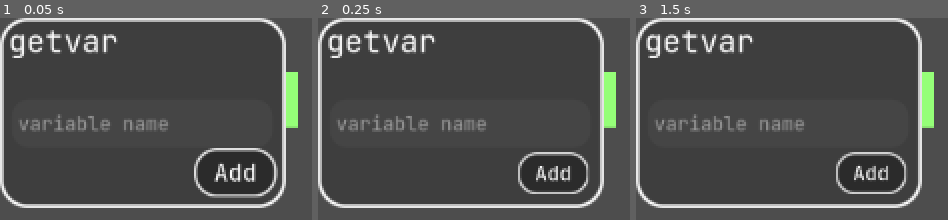
Above: before the commit, frames 1-3 (left to right).
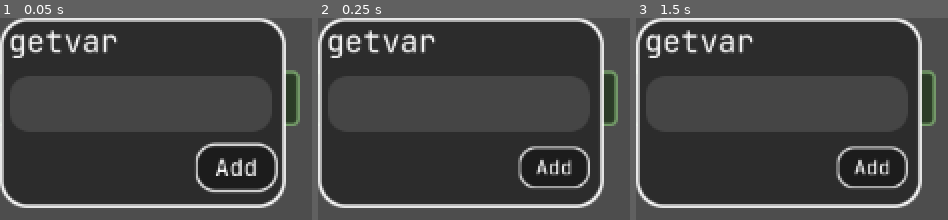
Above: after the commit, the same moments.

Repository: hex358/neuralese-builder
Game: Godot game, scene res://io_graph.tscn
The game is run twice, just before and just after one commit, with the same random seed, the same clock (stepped at 60 frames per second) and the same inputs. This scene is started directly instead of the project's main scene.
Inputs (mouse positions are in pixels of both pictures, inside the frame that each line leads up to):
- Up to frame 1 (0.05 s): no input
- Up to frame 2 (0.25 s): no input
- Up to frame 3 (1.5 s): tap Enter (ui_accept) at 0.5, 0.77, 1.25 s; move the mouse to (outside the picture) at 0.52 s; tap Mouse wheel down (scroll_down) at 0.6 s; click (outside the picture) at 0.67 s; drag from (outside the picture) to (outside the picture) at 1.27 s

The runs differ from the first frame. In frame 1, 12% of the frame differs, in the area x 4-97%, y 25-90%; in frame 2, 11%; in frame 3, 11%.

Commit message:
.

Diff:
--- a/BaseBComponent.tscn
+++ b/BaseBComponent.tscn
@@ -1,6 +1,6 @@
 [gd_scene load_steps=7 format=3 uid="uid://wd63efdi6bdn"]
 
-[ext_resource type="Material" uid="uid://br0td6lybjlh1" path="res://unroll_button.tres" id="1_25r5k"]
+[ext_resource type="Material" uid="uid://bywlioi5cvbjn" path="res://add_button.tres" id="1_c3ie6"]
 [ext_resource type="Script" uid="uid://dbelub2yuo5rm" path="res://block_component.gd" id="1_xvuro"]
 [ext_resource type="Resource" uid="uid://dfj4adcly3raw" path="res://default_config.tres" id="3_drerm"]
 [ext_resource type="Theme" uid="uid://cxe1714v2p0a1" path="res://theme.tres" id="3_t44r3"]
@@ -10,16 +10,13 @@
 shader = ExtResource("4_c3ie6")
 
 [node name="ColorRect" type="ColorRect"]
-material = ExtResource("1_25r5k")
+material = ExtResource("1_c3ie6")
 instance_shader_parameters/outline_color = Color(1, 1, 1, 1)
 instance_shader_parameters/tuning = Color(0, 0, 0, 0.439216)
 offset_right = 200.0
 offset_bottom = 50.0
 script = ExtResource("1_xvuro")
 base_size = Vector2(200, 50)
-scale_anim = null
-expand_anim = null
-menu_name = null
 max_size = 190
 config = ExtResource("3_drerm")
 
--- a/Connection.tscn
+++ b/Connection.tscn
@@ -1,16 +1,15 @@
-[gd_scene load_steps=2 format=3 uid="uid://cyyhr5tmi4ljw"]
+[gd_scene load_steps=3 format=3 uid="uid://cyyhr5tmi4ljw"]
 
+[ext_resource type="Material" uid="uid://c2h5h1y840vgq" path="res://connection.tres" id="1_gipfx"]
 [ext_resource type="Script" uid="uid://ul6inll13x6l" path="res://connection.gd" id="1_n3v31"]
 
 [node name="ColorRect" type="ColorRect"]
+material = ExtResource("1_gipfx")
+instance_shader_parameters/tuning = Color(0.78, 0.78, 0.78, 1)
 offset_left = -5.0
 offset_top = -18.0
 offset_right = 4.0
 offset_bottom = 22.0
-color = Color(0.584833, 1, 0.47, 1)
+color = Color(0.491557, 0.67, 0.4422, 1)
 script = ExtResource("1_n3v31")
-hint = null
-keyword = null
 area_padding = 30.0
-multiple_splines = null
-dir_vector = null
--- /dev/null
+++ b/add_button.tres
@@ -0,0 +1,13 @@
+[gd_resource type="ShaderMaterial" load_steps=2 format=3 uid="uid://bywlioi5cvbjn"]
+
+[ext_resource type="Shader" uid="uid://q0g5c44a6f7r" path="res://block.gdshader" id="1_eickt"]
+
+[resource]
+shader = ExtResource("1_eickt")
+shader_parameter/shape = 0
+shader_parameter/mult_tuning = Color(0.44, 0.44, 0.44, 1)
+shader_parameter/color_mult = Color(1, 1, 1, 1)
+shader_parameter/corner_radius = 16.874
+shader_parameter/blurred_background = true
+shader_parameter/outline_width = 2.0
+shader_parameter/blur_level = 7.0
--- a/base_component.tres
+++ b/base_component.tres
@@ -4,9 +4,10 @@
 
 [resource]
 shader = ExtResource("1_1u28k")
+shader_parameter/shape = 0
+shader_parameter/mult_tuning = Color(1, 1, 1, 1)
 shader_parameter/color_mult = Color(1, 1, 1, 1)
 shader_parameter/corner_radius = 20.509
 shader_parameter/blurred_background = true
 shader_parameter/outline_width = 1.5
-shader_parameter/outline_color = Color(1, 1, 1, 1)
 shader_parameter/blur_level = 1.96
--- a/base_graph.gd
+++ b/base_graph.gd
@@ -25,22 +25,21 @@
 func _sub_ready():
 	pass
 
+func add_connection(conn: Connection):
+	match conn.connection_type:
+		Connection.INPUT:
+			_inputs.append(conn)
+			assert(not conn.hint in input_keys, "Occupied")
+			input_keys[conn.hint] = conn
+			input_key_by_conn[conn] = conn.hint
+		Connection.OUTPUT:
+			outputs.append(conn)
+			assert(not conn.hint in output_keys, "Occupied")
+			output_keys[conn.hint] = conn
+
 func _ready() -> void:
 	position -= rect.position
 	animate(0)
-	for c in get_children():
-		if c is Connection:
-			var child:Connection = c
-			match child.connection_type:
-				Connection.INPUT:
-					_inputs.append(child)
-					assert(not child.hint in input_keys, "Occupied")
-					input_keys[child.hint] = child
-					input_key_by_conn[child] = child.hint
-				Connection.OUTPUT:
-					outputs.append(child)
-					assert(not child.hint in output_keys, "Occupied")
-					output_keys[child.hint] = child
 	_sub_ready()
 
 func is_mouse_inside() -> bool:
--- a/block_component.gd
+++ b/block_component.gd
@@ -48,7 +48,10 @@
 @export var alignment: Vector2 = Vector2(0,0):
 	set(v):
 		alignment = v
-		pivot_offset = alignment * size
+		if Engine.is_editor_hint():
+			pivot_offset = alignment * size
+		else:
+			pivot_offset = Vector2()
 
 @export_group("Context Menu")
 @export var _scroll_container = null:
@@ -156,9 +159,10 @@
 
 func initialize() -> void:
 	if Engine.is_editor_hint(): return
-	if not scroll:
-		default_scroll()
-	bar = scroll.get_v_scroll_bar()
+	if button_type == ButtonType.CONTEXT_MENU:
+		if not scroll:
+			default_scroll()
+		bar = scroll.get_v_scroll_bar()
 
 	if button_type == ButtonType.CONTEXT_MENU:
 		scroll.size = Vector2(base_size.x, expanded_size if not max_size else max_size-base_size.y-10)
@@ -177,29 +181,34 @@
 			for child in _contained:
 				expanded_size += child.size.y + arrangement_padding.y
 			_unclamped_expanded_size = expanded_size
-			vbox.child_exiting_tree.connect(dynamic_child_exit)
-			vbox.child_entered_tree.connect(dynamic_child_enter)
-
-func dynamic_child_exit(child):
-	if child is BlockComponent and child in _contained:
-		_unclamped_expanded_size -= child.size.y + arrangement_padding.y
+			#vbox.child_exiting_tree.connect(dynamic_child_exit)
+			#vbox.child_entered_tree.connect(dynamic_child_enter)
+
+func dynamic_child_exit(child: BlockComponent):
+	if child in _contained:
+		_unclamped_expanded_size -= floor(child.base_size.y + arrangement_padding.y)
 		expanded_size = _unclamped_expanded_size#min(_unclamped_expanded_size, max_size if max_size else _unclamped_expanded_size)
 		scroll.size.y = max_size-base_size.y-10
 		_contained.erase(child)
 
 
-func dynamic_child_enter(child):
-	if child is BlockComponent:
-		_unclamped_expanded_size += child.size.y + arrangement_padding.y
-		expanded_size = _unclamped_expanded_size#min(_unclamped_expanded_size, max_size if max_size else _unclamped_expanded_size)
-		scroll.size.y = max_size-base_size.y-10
-		contain(child)
+
+func dynamic_child_enter(child: BlockComponent):
+	#if not c is Wrapper: return
+	#var child = c.wrapping_target
+	_unclamped_expanded_size += floor(child.base_size.y + arrangement_padding.y)
+	expanded_size = _unclamped_expanded_size#min(_unclamped_expanded_size, max_size if max_size else _unclamped_expanded_size)
+	scroll.size.y = max_size-base_size.y-10
+	contain(child)
 
 func resize(_size: Vector2) -> void:
+	_size = _size.floor()
 	base_size = _size; size = _size; text = text
 	alignment = alignment
-	if is_contained:
-		custom_minimum_size = _size
+	#if is_contained:
+	_wrapped_in.size = _size
+	scaler.size = size
+	_wrapped_in.custom_minimum_size = _size
 
 func arrange():
 	# Arrange children above or below based on expand_upwards
@@ -210,7 +219,7 @@
 	#print(_contained)
 	for node:BlockComponent in _contained:
 		var xo = arrangement_padding.x
-		node.position = Vector2(xo, y)
+		node._wrapped_in.position = Vector2(xo, y)
 		var b_size = base_size.x - 2.2 * xo
 		node.resize(Vector2(b_size, node.size.y))
 		node.text = node.text
@@ -223,11 +232,58 @@
 		assert(not glob.menus.get(menu_name), "Menu %s already regged"%menu_name)
 		glob.menus[menu_name] = self
 
+
+func _create_scaler_wrapper() -> void:
+	#parent.remove_child(self)
+	var wrapper = Wrapper.new()
+	wrapper.position = self.position
+
+	wrapper.size = self.base_size
+	wrapper.custom_minimum_size = self.base_size
+	# 4) Insert wrapper under the old parent
+
+	# 5) Move yourself under the wrapper
+	var secondary_wrapper = Wrapper.new()
+	secondary_wrapper.position += alignment*size
+	wrapper.add_child(secondary_wrapper)
+
+	reparent(secondary_wrapper)
+	position = -alignment*size
+
+	# Now wrapper.get_parent() will be old_parent, and you’re its child.
+
+	scaler = secondary_wrapper
+	scaler.scale = self.scale
+	scale = Vector2.ONE
+	_wrapped_in = wrapper
+
+	wrapper.wrapping_target = self
+	secondary_wrapper.wrapping_target = self
+
+	if parent is BlockComponent:
+		parent.vbox.add_child(wrapper)
+	else:
+		parent.add_child(wrapper)
+
+
+
+var _wrapped_in = self
+
 var _contained = []
+var scaler: Control = self
+var auto_ready: bool = true
+var auto_wrap: bool = true
+
 func _ready() -> void:
+	if not auto_ready: return
+	pivot_offset = Vector2()
 	initialize()
 	size = base_size
 	text = text  # Trigger setter
+	if !Engine.is_editor_hint() and button_type == ButtonType.BLOCK_BUTTON and not placeholder and auto_wrap:
+		_create_scaler_wrapper.call_deferred()
+
+
 
 func _sub_process(delta: float):
 	pass
@@ -239,7 +295,8 @@
 		base_size = size
 		return
 
-	mult = scale * parent.scale
+
+	mult = scaler.scale * parent.scale
 	match button_type:
 		ButtonType.CONTEXT_MENU:
 			_process_context_menu(delta)
@@ -267,9 +324,9 @@
 var inside: bool = false
 var mouse_pressed: bool = false
 
-
 func _process_block_button(delta: float) -> void:
 	if not is_visible_in_tree() or not freedom: return
+
 
 	var blocked = is_contained and (parent.is_blocking or parent.state.tween_hide or parent.scrolling)
 	var frozen = is_contained and parent.is_frozen
@@ -318,7 +375,7 @@
 	else:
 		bounce_scale = bounce_scale.lerp(Vector2.ONE, delta * 10.0)
 
-	scale = hover_scale * bounce_scale
+	scaler.scale = hover_scale * bounce_scale
 
 var freedom: bool = true
 var bar: VScrollBar
@@ -330,9 +387,9 @@
 
 	for c in _contained:
 		idx += 1
-		var max = size.y + 35
-		if idx == len(_contained) and len(_contained) > 1: max += 20
-		var pos = c.position.y + scroll.position.y + c.base_size.y
+		var max = size.y - 10
+		if idx == len(_contained) and len(_contained) > 1: max += 40
+		var pos = c._wrapped_in.position.y + scroll.position.y + c.base_size.y
 		c.visible = pos < max or (max_size and max_size < expanded_size)
 		c.freedom = pos - bar.value < max and pos - bar.value > base_size.y and size.y - base_size.y > 5
 		if not c.freedom:
@@ -352,14 +409,14 @@
 	if not _proceed_show(at_position): return
 	show()
 	if not secondary:
-		if glob.opened_menu:
-			glob.opened_menu.menu_hide()
+		#if glob.opened_menu:
+		#	glob.opened_menu.menu_hide()
 		glob.opened_menu = self
 
 
 	last_mouse_pos = at_position
 	show_request = true
-	scale = base_scale
+	scaler.scale = base_scale
 	state.tween_hide = false
 	state.holding = true
 	state.expanding = false
@@ -373,9 +430,12 @@
 	update_children_reveal()
 
 func menu_hide() -> void:
-	if state.tween_hide or not visible: return
 	if glob.opened_menu == self:
 		glob.opened_menu = null
+	if state.tween_hide or not visible: return
+	#if name == "detatch":
+		#print(get_stack())
+
 	state.tween_hide = true
 	state.tween_progress = 0.0
 	state.expanding = false
@@ -462,10 +522,12 @@
 			# clamp menu position to viewport
 			var pos = pos_clamp(last_mouse_pos)
 
-			if (show_request or right_pressed) and not reset_menu and not left_click:
+			if (show_request or right_click) and not reset_menu and not left_click:
 				menu_show(pos)
 			elif visible:
 				menu_hide()
+				if reset_menu:
+					hide()
 	else:
 		# while holding LMB expand gradually
 		if state.holding and not state.tween_hide:
@@ -474,7 +536,7 @@
 		glob.un_occupy(self, &"menu")
 
 	var target_scale = Vector2(0.94, 0.94) if (scale_anim and (state.holding or state.tween_hide)) else Vector2.ONE
-	scale = scale.lerp(target_scale * base_scale, 20.0 * delta)
+	scaler.scale = scaler.scale.lerp(target_scale * base_scale, 20.0 * delta)
 
 	if state.expanding:
 		var target = expanded_size if not max_size else min(max_size, expanded_size)
@@ -489,7 +551,7 @@
 		# hide once tween almost done
 		if state.tween_progress > 0.8:
 			hide()
-			scale = base_scale
+			scaler.scale = base_scale
 			state.tween_hide = false
 			state.holding = false
 
--- /dev/null
+++ b/button_mat.tres
@@ -0,0 +1,13 @@
+[gd_resource type="ShaderMaterial" load_steps=2 format=3 uid="uid://bubmhjvmjccip"]
+
+[ext_resource type="Shader" uid="uid://q0g5c44a6f7r" path="res://block.gdshader" id="1_0n4nf"]
+
+[resource]
+shader = ExtResource("1_0n4nf")
+shader_parameter/shape = 0
+shader_parameter/mult_tuning = Color(0.44, 0.44, 0.44, 1)
+shader_parameter/color_mult = Color(1, 1, 1, 1)
+shader_parameter/corner_radius = 16.874
+shader_parameter/blurred_background = true
+shader_parameter/outline_width = 2.0
+shader_parameter/blur_level = 7.0
--- a/connection.gd
+++ b/connection.gd
@@ -14,7 +14,7 @@
 
 @export var dir_vector: Vector2 = Vector2.RIGHT
 
-@onready var parent_graph: Graph = get_parent()
+@export var parent_graph: Graph
 # @onready var spline = glob.get_spline(self) if connection_type == OUTPUT else null
 
 var outputs: Dictionary[int, Spline] = {}
@@ -90,7 +90,8 @@
 	spline.origin.end_spline(inputs[spline])
 
 func _ready() -> void:
-	pass
+	if !Engine.is_editor_hint():
+		parent_graph.add_connection(self)
 
 func get_origin() -> Vector2:
 	return global_position + size / 2
@@ -113,9 +114,11 @@
 		return
 
 	mouse_pressed = glob.mouse_pressed
-	mouse_just_pressed = glob.mouse_just_pressed and not glob.is_occupied(self, &"menu") and not glob.is_occupied(self, &"graph")
+	var not_occ = not glob.is_occupied(self, &"menu") and not glob.is_occupied(self, &"graph")
+	mouse_just_pressed = glob.mouse_just_pressed and not_occ
 	var inside = is_mouse_inside()
 	var unpadded = is_mouse_inside(0)
+
 	if unpadded:
 		glob.set_menu_type(self, "detatch")
 	else:
--- /dev/null
+++ b/connection.tres
@@ -0,0 +1,13 @@
+[gd_resource type="ShaderMaterial" load_steps=2 format=3 uid="uid://c2h5h1y840vgq"]
+
+[ext_resource type="Shader" uid="uid://q0g5c44a6f7r" path="res://block.gdshader" id="1_h576u"]
+
+[resource]
+shader = ExtResource("1_h576u")
+shader_parameter/shape = 0
+shader_parameter/mult_tuning = Color(0.44, 0.44, 0.44, 1)
+shader_parameter/color_mult = Color(1, 1, 1, 1)
+shader_parameter/corner_radius = 5.246
+shader_parameter/blurred_background = false
+shader_parameter/outline_width = 2.0
+shader_parameter/blur_level = 7.0
--- a/io_graph.tscn
+++ b/io_graph.tscn
@@ -3,25 +3,18 @@
 [ext_resource type="PackedScene" uid="uid://dvy7srp0sk1qm" path="res://base_graph.tscn" id="1_2pdka"]
 [ext_resource type="PackedScene" uid="uid://cyyhr5tmi4ljw" path="res://Connection.tscn" id="2_rxypt"]
 [ext_resource type="PackedScene" uid="uid://wd63efdi6bdn" path="res://BaseBComponent.tscn" id="3_5xco4"]
-[ext_resource type="Script" uid="uid://dquul1g1h6hh2" path="res://line_edit.gd" id="4_hsdfk"]
 [ext_resource type="Theme" uid="uid://cxe1714v2p0a1" path="res://theme.tres" id="5_5h31y"]
+[ext_resource type="Material" uid="uid://bubmhjvmjccip" path="res://button_mat.tres" id="5_jeojw"]
 [ext_resource type="Resource" uid="uid://b87f7qp31583q" path="res://lite_config.tres" id="6_5khim"]
 
 [node name="Base" instance=ExtResource("1_2pdka")]
+mouse_filter = 2
 
-[node name="o" parent="." index="0" instance=ExtResource("2_rxypt")]
-layout_mode = 0
-offset_left = 119.0
-offset_top = -25.0
-offset_right = 128.0
-offset_bottom = 15.0
-connection_type = 1
-multiple_splines = true
-
-[node name="ColorRect" parent="." index="1"]
+[node name="ColorRect" parent="." index="0"]
 instance_shader_parameters/corner_radius_add = -3.0
-instance_shader_parameters/tuning = Color(0.14, 0.14, 0.14, 0.34902)
+instance_shader_parameters/tuning = Color(0.05, 0.05, 0.05, 0.505882)
 offset_right = 119.0
+mouse_filter = 2
 
 [node name="Label" parent="ColorRect/root" index="0"]
 offset_left = 5.99999
@@ -31,41 +24,56 @@
 scale = Vector2(0.690509, 0.690509)
 text = "getvar"
 
-[node name="i" parent="." index="2" instance=ExtResource("2_rxypt")]
-layout_mode = 0
-offset_left = -96.0
-offset_top = -27.0
-offset_right = -87.0
-offset_bottom = 13.0
-connection_type = 0
-
-[node name="LineEdit" type="LineEdit" parent="." index="3"]
-z_index = 3
-layout_mode = 0
-offset_left = -74.0
-offset_top = -1.0
-offset_right = 131.0
-offset_bottom = 29.0
-scale = Vector2(0.873497, 0.873497)
-theme = ExtResource("5_5h31y")
-placeholder_text = "variable name"
-max_length = 21
-script = ExtResource("4_hsdfk")
-
-[node name="ColorRect2" parent="." index="4" instance=ExtResource("3_5xco4")]
-instance_shader_parameters/corner_radius_add = 3.0
+[node name="ColorRect2" parent="." index="1" instance=ExtResource("3_5xco4")]
+material = ExtResource("5_jeojw")
+instance_shader_parameters/corner_radius_add = 1.0
+instance_shader_parameters/tuning = Color(0, 0, 0, 0.635294)
 layout_mode = 0
 offset_left = 47.0
-offset_top = 27.0
+offset_top = 23.0
 offset_right = 118.0
-offset_bottom = 69.0
+offset_bottom = 65.0
 scale = Vector2(0.720007, 0.720007)
-pivot_offset = Vector2(35.5, 21)
 button_type = 1
 text = "Add"
 base_size = Vector2(71, 42)
 alignment = Vector2(0.5, 0.5)
-scale_anim = false
-expand_anim = true
-menu_name = &""
 config = ExtResource("6_5khim")
+
+[node name="Control" type="Control" parent="." index="2"]
+anchors_preset = 0
+offset_left = -83.0
+offset_top = -26.0
+offset_right = 113.0
+offset_bottom = 14.0
+
+[node name="o" parent="Control" index="0" node_paths=PackedStringArray("parent_graph") instance=ExtResource("2_rxypt")]
+z_index = -9
+layout_mode = 0
+offset_left = 196.0
+offset_top = 0.0
+offset_right = 212.0
+offset_bottom = 40.0
+connection_type = 1
+multiple_splines = true
+parent_graph = NodePath("../..")
+
+[node name="i" parent="Control" index="1" node_paths=PackedStringArray("parent_graph") instance=ExtResource("2_rxypt")]
+z_index = -9
+layout_mode = 0
+offset_left = -14.0
+offset_top = 0.0
+offset_right = 2.0
+offset_bottom = 40.0
+connection_type = 0
+multiple_splines = true
+parent_graph = NodePath("../..")
+
+[node name="LineEdit" type="LineEdit" parent="." index="3"]
+layout_mode = 0
+offset_left = -75.0
+offset_top = -17.0
+offset_right = 104.0
+offset_bottom = 13.0
+theme = ExtResource("5_5h31y")
+max_length = 21
--- a/procedural_nodes.gd
+++ b/procedural_nodes.gd
@@ -12,6 +12,7 @@
 	if not parent.is_node_ready():
 		await parent.ready
 	parent.remove_child(instance)
+	#print(instance.get_parent())
 
 var prev_unrolled = []
 @onready var parent: BlockComponent = get_parent()
@@ -22,15 +23,30 @@
 	for i in prev_unrolled:
 
 		#print(i)
+		var wrapper = i._wrapped_in
+		parent.dynamic_child_exit(i)
 		i.free()
+		wrapper.free()
 	prev_unrolled = _get_nodes(args, kwargs)
 	parent._contained.clear()
-	for i in prev_unrolled:
+	for child in prev_unrolled:
 		#var new = frozen_duplicate.duplicate()
 		#print(i)
-		i.placeholder = false
-		i.hide()
-		parent.vbox.add_child(i)
-		i.parent = parent
+
+		child.placeholder = false
+		child.auto_wrap = false
+		child.hide()
+
+
+		parent.add_child(child)
+		#child.parent = parent
+		parent.dynamic_child_enter(child)
+		child._create_scaler_wrapper()
+		#child.reparent(child.scaler)
+		#(func(): parent.dynamic_child_enter(child._wrapped_in)).call_deferred()
+
+		child.parent = parent
+
+
 		#print(new)
 	parent.arrange()
--- a/test.tscn
+++ b/test.tscn
@@ -60,7 +60,6 @@
 base_size = Vector2(239, 50)
 expanded_size = 278
 scale_anim = true
-expand_anim = true
 menu_name = &"add_graph"
 max_size = 0
 
@@ -74,16 +73,12 @@
 offset_top = -358.571
 offset_right = 521.857
 offset_bottom = -317.571
-pivot_offset = Vector2(110, 21)
 color = Color(0.76, 1, 0.78, 1)
 button_type = 1
 hint = &"1"
 text = "Init"
 base_size = Vector2(219, 41)
 alignment = Vector2(0.5, 0.5)
-scale_anim = false
-expand_anim = true
-menu_name = &""
 config = ExtResource("6_vbegm")
 
 [node name="input2" parent="menus/add_graph" instance=ExtResource("4_ppyta")]
@@ -96,16 +91,12 @@
 offset_top = -311.429
 offset_right = 521.857
 offset_bottom = -270.429
-pivot_offset = Vector2(110, 21)
 color = Color(0.72, 1, 0.743333, 1)
 button_type = 1
 hint = &"1"
 text = "Neuron"
 base_size = Vector2(219, 41)
 alignment = Vector2(0.5, 0.5)
-scale_anim = false
-expand_anim = true
-menu_name = &""
 config = ExtResource("6_vbegm")
 
 [node name="input3" parent="menus/add_graph" instance=ExtResource("4_ppyta")]
@@ -118,16 +109,12 @@
 offset_top = -261.429
 offset_right = 523.286
 offset_bottom = -220.429
-pivot_offset = Vector2(110, 21)
 color = Color(0.72, 1, 0.743333, 1)
 button_type = 1
 hint = &"1"
 text = "Layer"
 base_size = Vector2(219, 41)
 alignment = Vector2(0.5, 0.5)
-scale_anim = false
-expand_anim = true
-menu_name = &""
 config = ExtResource("6_vbegm")
 
 [node name="input4" parent="menus/add_graph" instance=ExtResource("4_ppyta")]
@@ -140,16 +127,12 @@
 offset_top = -208.571
 offset_right = 521.857
 offset_bottom = -167.571
-pivot_offset = Vector2(110, 21)
 color = Color(0.72, 1, 0.743333, 1)
 button_type = 1
 hint = &"1"
 text = "Condition"
 base_size = Vector2(219, 41)
 alignment = Vector2(0.5, 0.5)
-scale_anim = false
-expand_anim = true
-menu_name = &""
 config = ExtResource("6_vbegm")
 
 [node name="input5" parent="menus/add_graph" instance=ExtResource("4_ppyta")]
@@ -162,16 +145,12 @@
 offset_top = -154.286
 offset_right = 526.143
 offset_bottom = -113.286
-pivot_offset = Vector2(110, 21)
 color = Color(0.72, 1, 0.743333, 1)
 button_type = 1
 hint = &"cycle"
 text = "Cycle"
 base_size = Vector2(219, 41)
 alignment = Vector2(0.5, 0.5)
-scale_anim = false
-expand_anim = true
-menu_name = &""
 config = ExtResource("6_vbegm")
 
 [node name="detatch" parent="menus" instance=ExtResource("4_ppyta")]
@@ -189,7 +168,6 @@
 text_offset = Vector2(15, 0)
 base_size = Vector2(169, 50)
 scale_anim = true
-expand_anim = true
 mouse_open = false
 menu_name = &"detatch"
 dynamic_size = true
@@ -202,18 +180,16 @@
 instance_shader_parameters/outline_color = Color(0.95, 0.418, 0.418, 1)
 instance_shader_parameters/tuning = Color(0.44, 0.2244, 0.2244, 0.639216)
 layout_mode = 0
-offset_right = 236.0
-offset_bottom = 41.0
-pivot_offset = Vector2(118, 21)
+offset_left = 200.0
+offset_top = 221.333
+offset_right = 436.0
+offset_bottom = 262.333
 button_type = 1
 placeholder = true
 text = "Hello!!"
 base_size = Vector2(236, 41)
 alignment = Vector2(0.5, 0.5)
-scale_anim = false
-expand_anim = true
 mouse_open = false
-menu_name = &""
 config = SubResource("Resource_77dp3")
 
 [node name="ProceduralNodes" type="Node" parent="menus/detatch" node_paths=PackedStringArray("instance")]
@@ -222,7 +198,6 @@
 metadata/_custom_type_script = "uid://cppqde4187p8n"
 
 [node name="edit_graph" parent="menus" instance=ExtResource("4_ppyta")]
-visible = false
 material = ExtResource("5_g14j6")
 instance_shader_parameters/corner_radius_add = 0.0
 instance_shader_parameters/extents = Vector2(0, 0)
@@ -235,9 +210,9 @@
 base_size = Vector2(184, 46)
 expanded_size = 240
 scale_anim = true
-expand_anim = true
 mouse_open = false
 menu_name = &"edit_graph"
+max_size = 0
 config = null
 
 [node name="neuron" parent="menus/edit_graph" instance=ExtResource("4_ppyta")]
@@ -250,15 +225,11 @@
 offset_top = -68.5714
 offset_right = 124.714
 offset_bottom = -27.5714
-pivot_offset = Vector2(110, 21)
 button_type = 1
 hint = &"1"
 text = "Neuron"
 base_size = Vector2(219, 41)
 alignment = Vector2(0.5, 0.5)
-scale_anim = false
-expand_anim = true
-menu_name = &""
 config = ExtResource("6_vbegm")
 
 [node name="Node2D" type="Node2D" parent="menus"]
--- a/theme.tres
+++ b/theme.tres
@@ -3,7 +3,7 @@
 [ext_resource type="FontFile" uid="uid://d0xcffxoyd14k" path="res://JetBrainsMono-VariableFont_wght.ttf" id="1_e1x85"]
 
 [sub_resource type="StyleBoxFlat" id="StyleBoxFlat_vj6dk"]
-bg_color = Color(0.27, 0.27, 0.27, 1)
+bg_color = Color(0.3, 0.3, 0.3, 1)
 corner_radius_top_left = 14
 corner_radius_top_right = 14
 corner_radius_bottom_right = 14
--- /dev/null
+++ b/wrapper.gd
@@ -0,0 +1,4 @@
+extends Control
+class_name Wrapper
+
+var wrapping_target: BlockComponent
Not shown, added: wrapper.gd.uid
